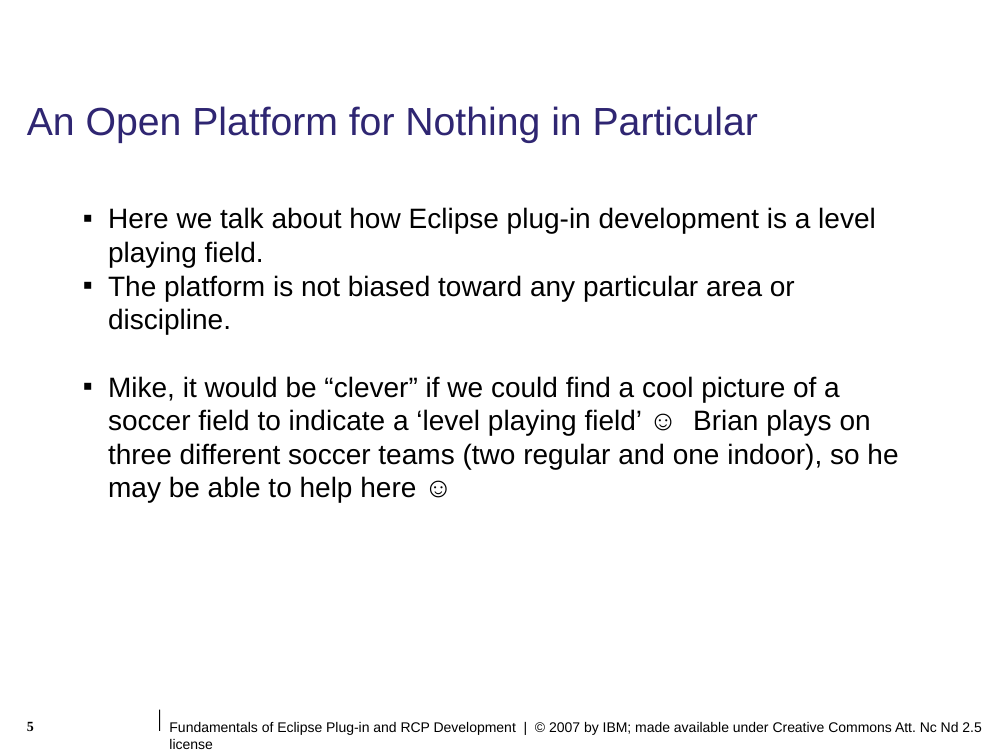
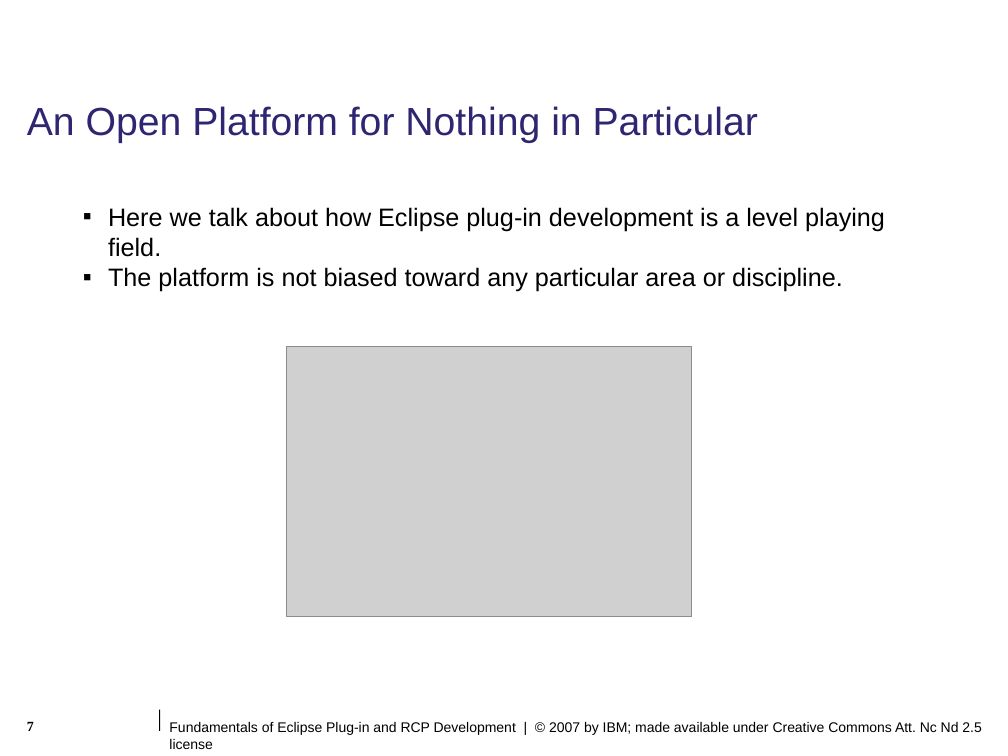
Before and after one commit to lukangping/eclipse.pde.incubator, a slide deck: slide 7 of presentations/eclipse-con/2007/slides/Fundamentals_of_Plugin_and_RCP_Development.ppt (slide 5 before the commit). Drawn at 1008x756 pixels with LibreOffice and Linux fonts; fonts in the diff are those of the drawing; grey boxes stand for pictures; background and template pictures are left out. Boxes give left, top, right and bottom in pixels: in the first picture for what was removed or moved away, otherwise in the second. Text is boxed around its words. In the diff, an @@ line names an element or a change of style, - is before the commit and + after.

Commit message:
Add images:  2007-02-14 14-50

```diff
--- a/presentations/eclipse-con/2007/slides/Fundamentals_of_Plugin_and_RCP_Development.ppt
+++ b/presentations/eclipse-con/2007/slides/Fundamentals_of_Plugin_and_RCP_Development.ppt
@@ text "Here we talk about how ..." at [108, 207, 885, 292]: size 20 to 18 pt @@
@@ picture added at [286, 347, 691, 617] @@
@@ text at [108, 376, 898, 503]: paragraph removed @@
-▪ Mike, it would be “clever” if we could find a cool picture of a soccer field to indicate a ‘level playing field’ ☺ Brian plays on three different soccer teams (two regular and one indoor), so he may be able to help here ☺
@@ page number at [27, 721, 34, 731]: text changed @@
-5
+7
```
Also in this commit, not shown: 2 other slides changed, 2 slides added.
